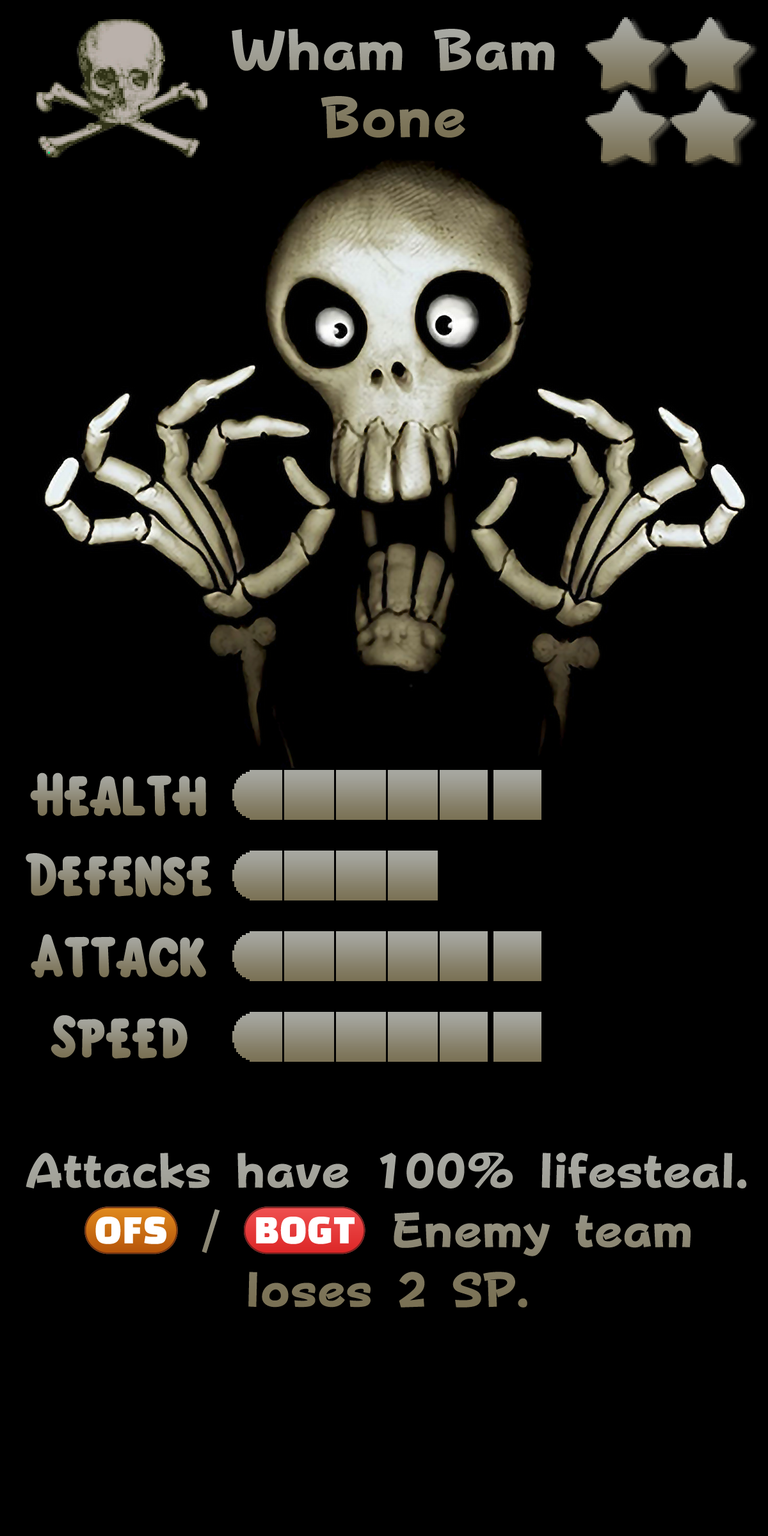
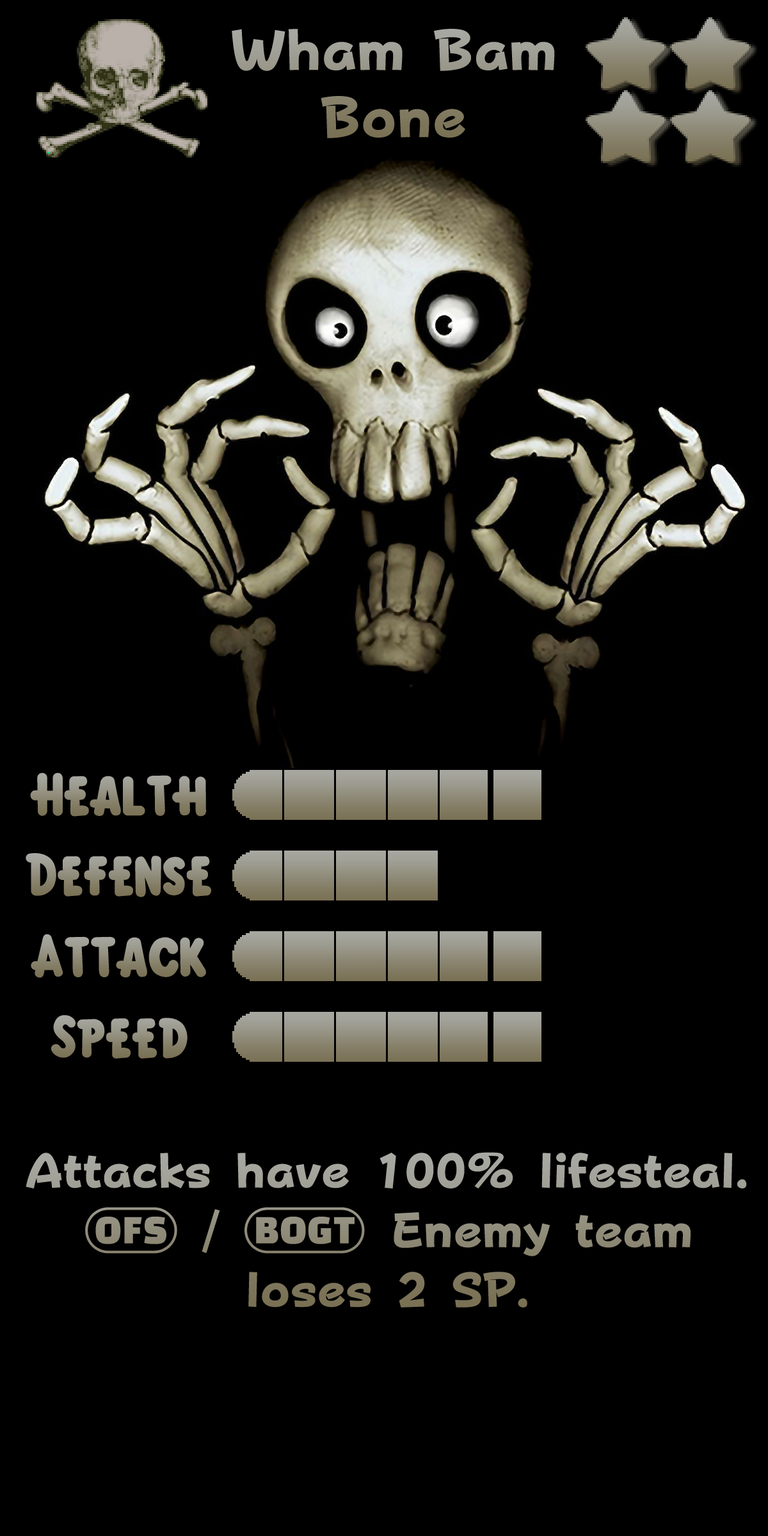
Two versions of the same layered image (768x1536). Layer-by-layer changes:
removed layer "Ability FX: (OFS) | (BOGT)" over (84, 1206, 366, 1255)
painted on "Ability" over (84, 1206, 366, 1255)
